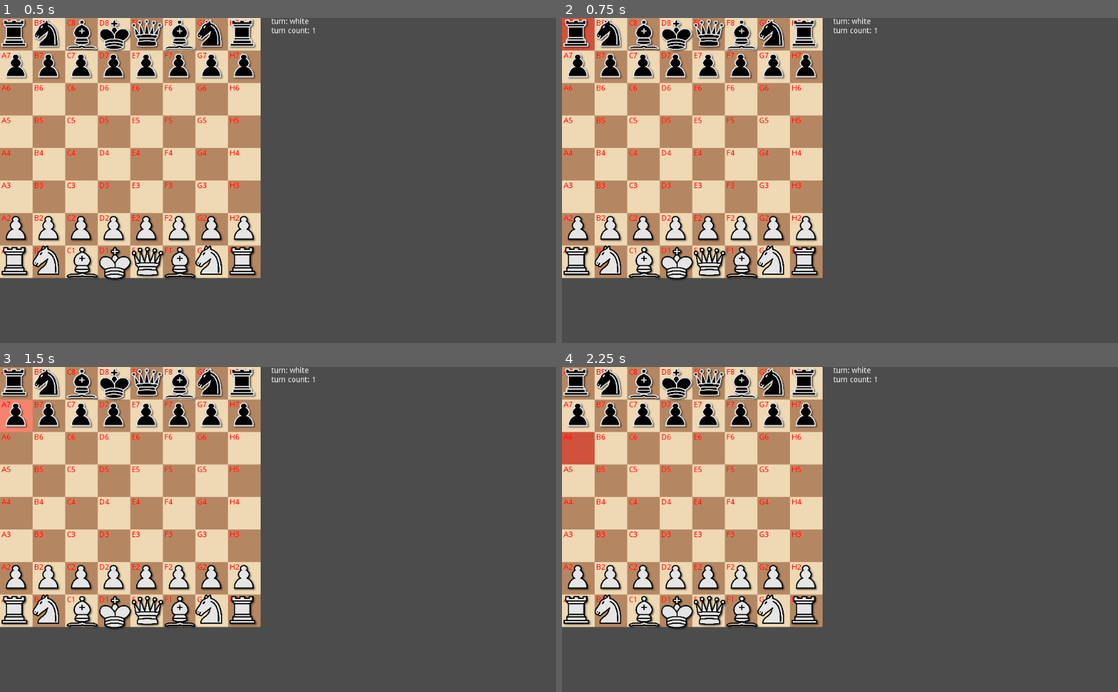
Above: before the commit, frames 1-4 (two rows, left to right).
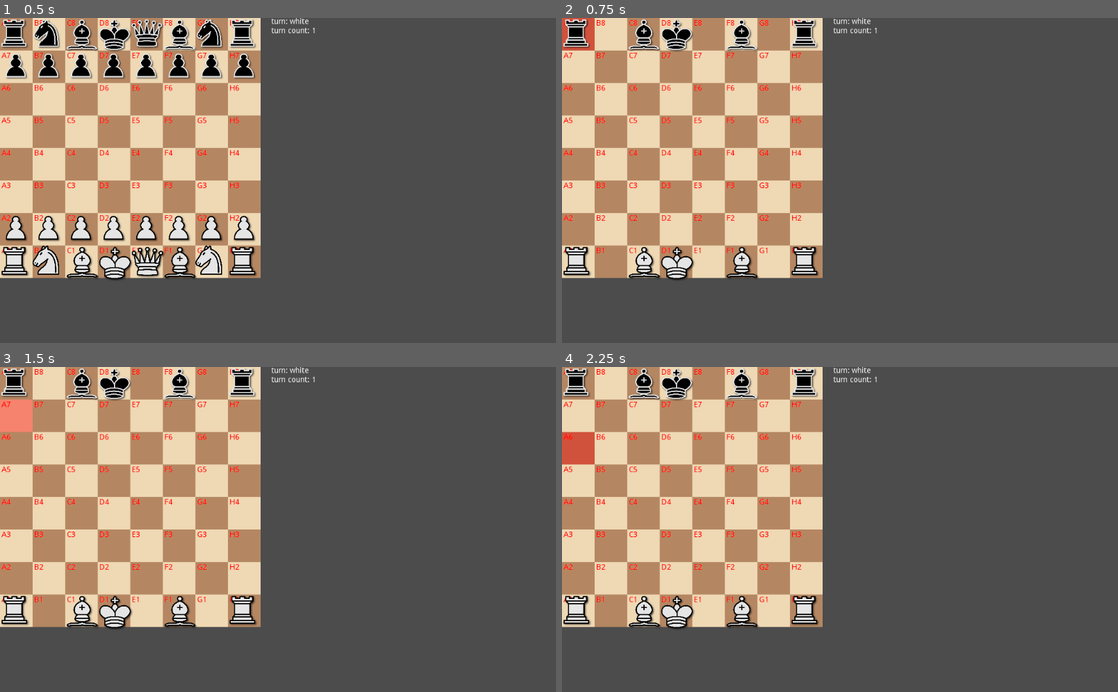
Above: after the commit, the same moments.

Repository: MattBunch/GodotChess2D
Game: Godot game, scene res://Game.tscn
Same seed, same stepped clock (60 frames per second), same inputs: the game is played once before the commit and once after it.
Inputs (mouse positions are in pixels of both pictures, inside the frame that each line leads up to):
- Up to frame 1 (0.5 s): no input
- Up to frame 2 (0.75 s): tap Enter at 0.5 s; move the mouse to (578, 34) at 0.52 s; hold D from 0.53 s (still down); click (578, 34) at 0.67 s
- Up to frame 3 (1.5 s): tap Space at 1.25 s; move the mouse to (16, 415) at 1.27 s; release D at 1.28 s; click (16, 415) at 1.42 s
- Up to frame 4 (2.25 s): tap Enter at 2 s; move the mouse to (578, 448) at 2.02 s; hold D from 2.03 s (still down); click (578, 448) at 2.17 s

Frame 1 is identical in both runs. In frame 2, 5.4% of the frame differs, in the area x 1-46%, y 0-80%; in frame 3, 5.4%; in frame 4, 5.4%.

Commit message:
Trying to work through check functionality

Diff:
--- a/Game.gd
+++ b/Game.gd
@@ -47,10 +47,10 @@
 		# TODO: refactor winning conditions, its spaghetti nonsense right now
 		if (saved_tile.has_board_piece() && saved_tile.get_board_piece().get_color() == turn
 		&& saved_tile.get_board_piece().get_available_moves().has(tile.get_tile_code())):
-			# move_piece()
 			print("\nMOVING PIECE: ", saved_tile.get_tile_code(), tile.get_tile_code())
 			var moving_piece = saved_tile.get_board_piece()
 			saved_tile.remove_piece(moving_piece)
+			# temporary check handler
 			if (tile.has_board_piece()):
 				var removing_piece = tile.get_board_piece()
 				if (removing_piece.get_name() == "King"):
@@ -72,9 +72,12 @@
 #    			Interposing moves in case of distant sliding check. The moving piece is not absolutely pinned.
 			update_all_pieces_available_moves()
 #			TODO: work with check handler somehow
-			var check_handle = check_handler()
-			print("\ncheck_handle!: ")
-			print(check_handle)
+			var check_handle = check_handler(turn)
+			print("\ncheck_handle: ")
+			print(check_handle[0])
+			if(check_handle[0]):
+				update_all_pieces_check_moves(check_handle[2])
+#			TODO: check for checkmate, check for draw
 			hide_available_moves()
 			next_turn()
 		# else select new tile
@@ -84,11 +87,11 @@
 			select_tile(tile)
 
 # TODO: work on check_handler for proper check functionality
-func check_handler():
+func check_handler(color):
 	for tile in tiles:
 		if tile.has_board_piece():
 			var piece = tile.get_board_piece()
-			if piece.get_name() == "King":
+			if piece.get_name() == "King" && piece.get_color() != color:
 				return piece.is_in_check(tiles)
 
 func next_turn():
@@ -134,6 +137,11 @@
 	for tile in tiles:
 		if (tile.has_board_piece()):
 			tile.get_board_piece().update_available_moves(tiles, get_occupied_tiles(tile, true), get_occupied_tiles(tile, false))
+
+func update_all_pieces_check_moves(check_moves):
+	for tile in tiles:
+		if (tile.has_board_piece()):
+			tile.get_board_piece().remove_moves_for_check(check_moves)
 
 # REFACTOR: for loop is a little repetitive
 func get_occupied_tiles(inputTile, enemy):
@@ -259,15 +267,15 @@
 #                           __/ |
 #                          |___/
 #
-# DEBUG:
-#
-#func _input(event):
-#	if Input.is_key_pressed(KEY_D):
-#		for tile in tiles:
-#			if tile.has_board_piece():
-#				var piece = tile.get_board_piece()
-#				var piece_name = piece.get_name()
-#				var valid_names = ["King", "Bishop", "Rook"]
-#				if !(valid_names.has(piece_name)):
-#					tile.remove_piece(piece)
-#					update_all_pieces_available_moves()
+# DEBUG: for removing pieces
+#
+func _input(event):
+	if Input.is_key_pressed(KEY_D):
+		for tile in tiles:
+			if tile.has_board_piece():
+				var piece = tile.get_board_piece()
+				var piece_name = piece.get_name()
+				var valid_names = ["King", "Bishop", "Rook"]
+				if !(valid_names.has(piece_name)):
+					tile.remove_piece(piece)
+					update_all_pieces_available_moves()
--- a/Pieces/ChessPieceBase.gd
+++ b/Pieces/ChessPieceBase.gd
@@ -36,12 +36,13 @@
 
 # remove moves that don't affect check
 func remove_moves_for_check(check_moves):
-	var output
+	var output= []
 	for move in get_available_moves():
 		for check_move in check_moves:
 			if move == check_move:
 				output.append(move)
 
+	print(output)
 	set_available_moves(output)
 
 # rooks (horizontal, vertical), bishops(diagonal) queens (uses both)
--- a/Pieces/King.gd
+++ b/Pieces/King.gd
@@ -12,9 +12,10 @@
 			if piece.get_color() != get_color():
 				if piece.get_available_moves().has(get_tile_code()):
 					print(get_color() + " king" + " is in check")
-					return [self, piece.get_available_moves()]
+					# TODO: get pieces that cause check
+					return [true, self, piece.get_available_moves()]
 	print(get_color() + " king" + " is NOT in check")
-	return false
+	return [false, self, []]
 
 func update_available_moves(_board, _enemy_occupied_tiles, friendly_occupied_tiles):
 	# just get every surrounding note code
Not shown, changed: README.md
